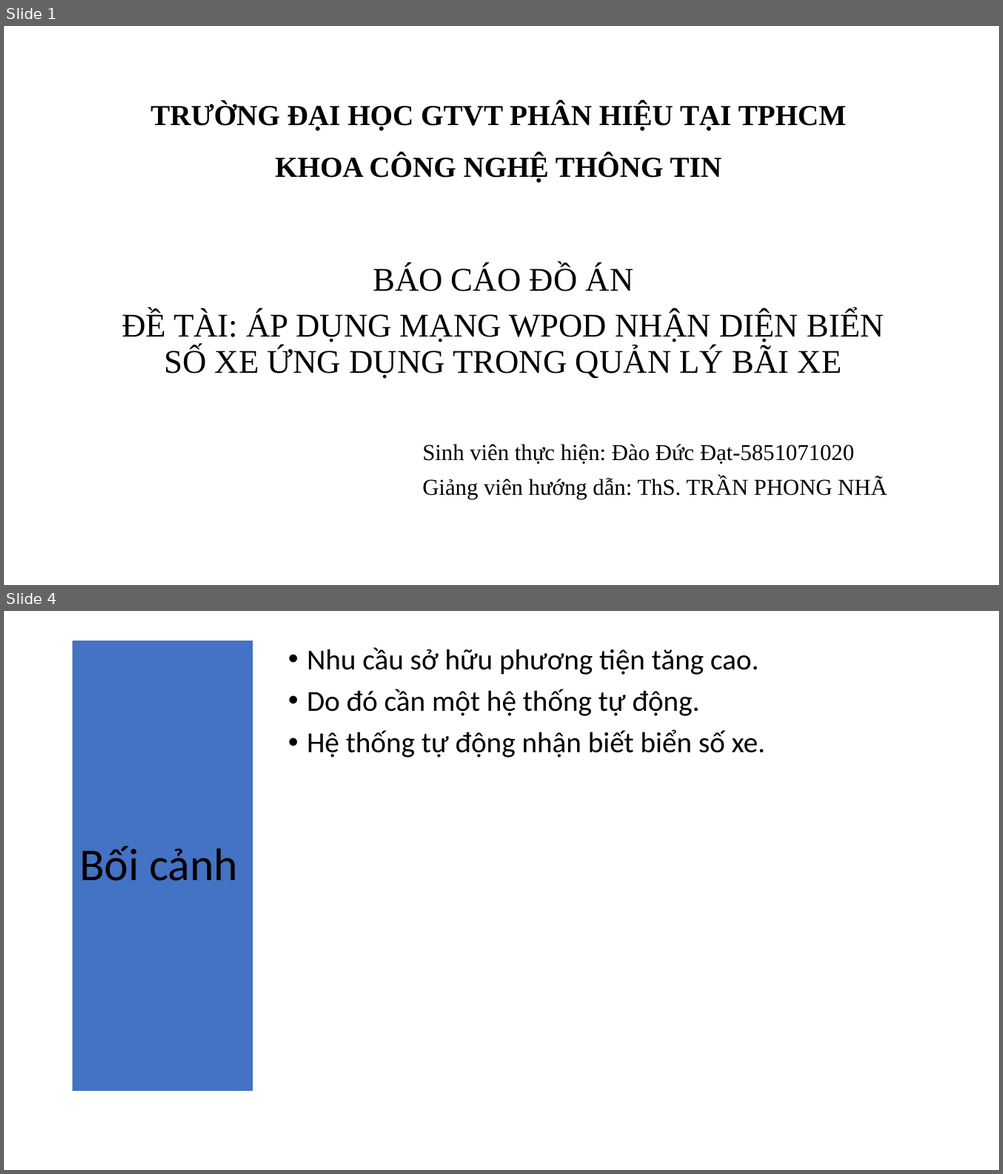
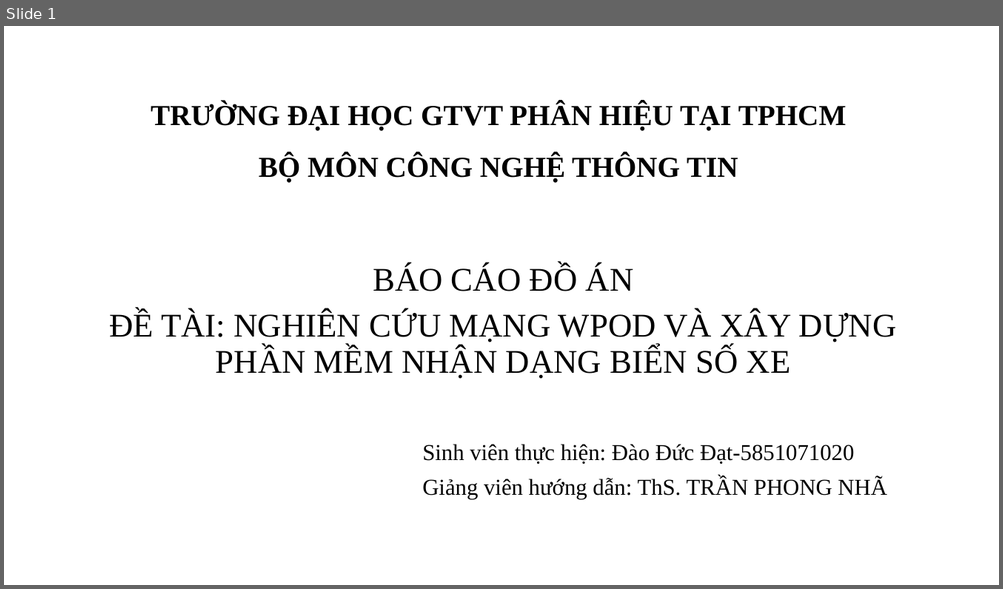
Before and after one commit to datdao999/graduation_project, a slide deck: thuyet_trinh_tot nghiep.pptx. Shown one above the other, each under a label of ours: slides 1 and 4 before the commit, slide 1 after it; the slides between them are not shown. The pictures are 1003x1174 and 1003x589 pixels, drawn with LibreOffice and Linux fonts; fonts in the diff are those of the drawing; background and template pictures are left out. Boxes give left, top, right and bottom in pixels: in the first picture for what was removed or moved away, otherwise in the second. Text is boxed around its words. In the diff, an @@ line names an element or a change of style, - is before the commit and + after.

```diff
--- a/thuyet_trinh_tot nghiep.pptx
+++ b/thuyet_trinh_tot nghiep.pptx
@@ slide 4 removed at box(4, 611, 999, 1170), background #FFFFFF @@
@@ title removed at box(73, 641, 253, 1091) @@
-Bối cảnh
@@ text removed at box(307, 647, 765, 758) @@
-• Nhu cầu sở hữu phương tiện tăng cao.
-• Do đó cần một hệ thống tự động.
-• Hệ thống tự động nhận biết biển số xe.
@@ slide 1 changed as well @@
@@ title at box(151, 102, 846, 183): text changed @@
-TRƯỜNG ĐẠI HỌC GTVT PHÂN HIỆU TẠI TPHCM
-KHOA CÔNG NGHỆ THÔNG TIN
+TRƯỜNG ĐẠI HỌC GTVT PHÂN HIỆU TẠI TPHCM
+BỘ MÔN CÔNG NGHỆ THÔNG TIN
@@ text at box(109, 312, 896, 379): text changed @@
-ĐỀ TÀI: ÁP DỤNG MẠNG WPOD NHẬN DIỆN BIỂN SỐ XE ỨNG DỤNG TRONG QUẢN LÝ BÃI XE
+ĐỀ TÀI: NGHIÊN CỨU MẠNG WPOD VÀ XÂY DỰNG PHẦN MỀM NHẬN DẠNG BIỂN SỐ XE
```
Also in this commit, not shown: 5 other slides changed, 12 slides added, 19 other slides removed, 8 other files.
